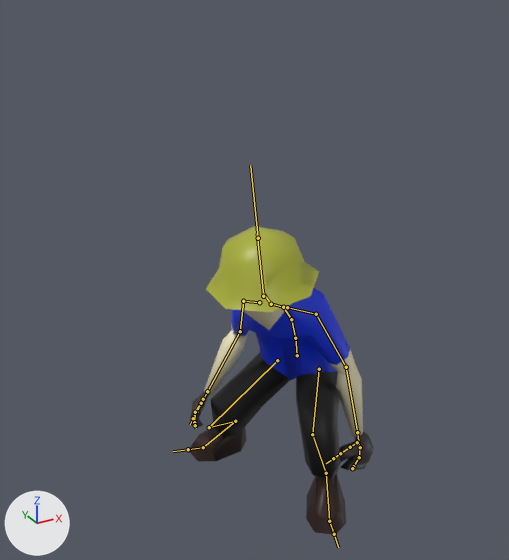
Two versions of the Blender file assets/models/main_character/maincharacter.blend, one commit apart.
Both versions are drawn from a 50 mm lens placed at (-15.2, -25.2, 23.2), pointed at (-2.4, -2.0, 11.6). The axes (+X, +Y, +Z) are drawn at lower left. The lights are the same throughout. Both versions are drawn at frame 10 of the action 'Jump'; the numbers are the values there. The bones that bend it are drawn over the model as lines.

Objects in the first picture: '1'.
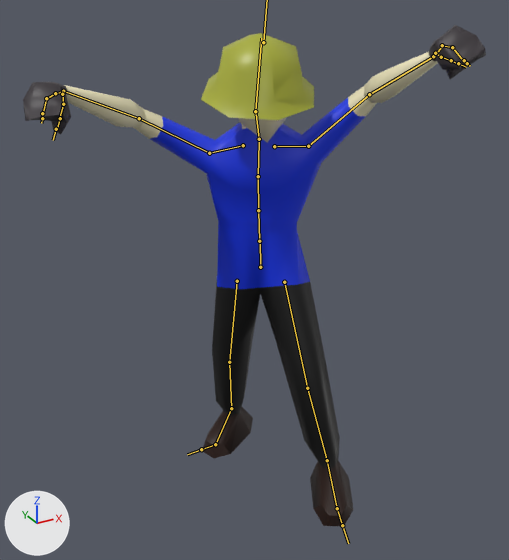
The change in detail:
Bone 'mixamorig:Hips' (bone_mixamorig_hips) moves from (49.0, 1444.0, 190.0) to (30.0, 1968.0, -30.0).
Bone 'mixamorig:Hips' (bone_mixamorig_hips) turns from (13, -142, 0) to (-8, -130, -6) degrees about its own x, y and z.
Bone 'mixamorig:Spine' (bone_mixamorig_spine) turns from (9, 0, 0) to (5, 2, -1) degrees about its own x, y and z.
Bone 'mixamorig:Spine1' (bone_mixamorig_spine1) turns from (18, 0, 0) to (10, 4, -2) degrees about its own x, y and z.
Bone 'mixamorig:Spine2' (bone_mixamorig_spine2) turns from (18, 0, 0) to (10, 4, -2) degrees about its own x, y and z.
Bone 'mixamorig:Neck' (bone_mixamorig_neck) turns from (-13, 6, -4) to (6, 2, 7) degrees about its own x, y and z.
Bone 'mixamorig:Head' (bone_mixamorig_head) turns from (-31, 17, -14) to (5, 16, -8) degrees about its own x, y and z.
Bone 'mixamorig:LeftShoulder' (bone_mixamorig_leftshoulder) turns from (22, 1, 2) to (-20, -8, -12) degrees about its own x, y and z.
Bone 'mixamorig:LeftArm' (bone_mixamorig_leftarm) turns from (42, -25, 23) to (-26, -19, 38) degrees about its own x, y and z.
Bone 'mixamorig:LeftForeArm' (bone_mixamorig_leftforearm) turns from (11, 0, 12) to (14, 10, 27) degrees about its own x, y and z.
Bone 'mixamorig:LeftHand' (bone_mixamorig_lefthand) turns from (-11, 3, -3) to (-17, -2, -9) degrees about its own x, y and z.
Bone 'mixamorig:LeftHandThumb1' (bone_mixamorig_lefthandthumb1) turns from (42, -18, 25) to (40, 0, 4) degrees about its own x, y and z.
Bone 'mixamorig:LeftHandThumb2' (bone_mixamorig_lefthandthumb2) turns from (-22, 0, 1) to (-23, -3, -6) degrees about its own x, y and z.
Bone 'mixamorig:LeftHandIndex1' (bone_mixamorig_lefthandindex1) turns from (13, -3, 38) to (40, -2, 37) degrees about its own x, y and z.
Bone 'mixamorig:LeftHandIndex2' (bone_mixamorig_lefthandindex2) turns from (-13, 0, 0) to (14, -1, -1) degrees about its own x, y and z.
Bone 'mixamorig:RightShoulder' (bone_mixamorig_rightshoulder) turns from (16, 0, 0) to (-9, 1, 4) degrees about its own x, y and z.
Bone 'mixamorig:RightArm' (bone_mixamorig_rightarm) turns from (56, 19, -6) to (-25, 20, -36) degrees about its own x, y and z.
Bone 'mixamorig:RightForeArm' (bone_mixamorig_rightforearm) turns from (-6, 9, -44) to (10, -4, -18) degrees about its own x, y and z.
Bone 'mixamorig:RightHand' (bone_mixamorig_righthand) turns from (6, 6, 1) to (15, 20, -7) degrees about its own x, y and z.
Bone 'mixamorig:RightHandThumb1' (bone_mixamorig_righthandthumb1) turns from (6, 14, -20) to (56, 5, -7) degrees about its own x, y and z.
Bone 'mixamorig:RightHandThumb2' (bone_mixamorig_righthandthumb2) turns from (-20, 1, 3) to (-15, 6, 20) degrees about its own x, y and z.
Bone 'mixamorig:RightHandIndex1' (bone_mixamorig_righthandindex1) turns from (-21, -7, -30) to (-2, -7, -32) degrees about its own x, y and z.
Bone 'mixamorig:RightHandIndex2' (bone_mixamorig_righthandindex2) turns from (5, 0, 2) to (24, 1, -2) degrees about its own x, y and z.
Bone 'mixamorig:LeftUpLeg' (bone_mixamorig_leftupleg) turns from (95, -16, 3) to (12, -11, 6) degrees about its own x, y and z.
Bone 'mixamorig:LeftLeg' (bone_mixamorig_leftleg) turns from (-110, -5, -9) to (-21, 17, -3) degrees about its own x, y and z.
Bone 'mixamorig:LeftFoot' (bone_mixamorig_leftfoot) turns from (25, -6, -5) to (-32, -2, -1) degrees about its own x, y and z.
Bone 'mixamorig:RightUpLeg' (bone_mixamorig_rightupleg) turns from (67, 17, -20) to (-21, 15, -12) degrees about its own x, y and z.
Bone 'mixamorig:RightLeg' (bone_mixamorig_rightleg) turns from (-118, 2, 1) to (-10, 1, -1) degrees about its own x, y and z.
Bone 'mixamorig:RightFoot' (bone_mixamorig_rightfoot) turns from (52, 13, 21) to (-14, 7, 4) degrees about its own x, y and z.
Bone 'mixamorig:RightToeBase' (bone_mixamorig_righttoebase) turns from (2, 1, -2) to (25, 6, 5) degrees about its own x, y and z.

Where the change shows, as pixel boxes [x1, y1, x2, y2] in the pictures (509 x 560 px):
'1', posed (148% wider, 62% taller): before [188, 226, 374, 535]; after [23, 25, 486, 527]
bone 'mixamorig:Hips', root to tip: before (297, 355) to (295, 336); after (260, 267) to (260, 239)
bone 'mixamorig:Spine', root to tip: before (295, 338) to (291, 319); after (259, 241) to (258, 210)
bone 'mixamorig:Spine1', root to tip: before (291, 319) to (283, 307); after (258, 210) to (258, 176)
bone 'mixamorig:Spine2', root to tip: before (283, 307) to (272, 304); after (258, 176) to (259, 141)
bone 'mixamorig:Neck', root to tip: before (271, 304) to (263, 293); after (259, 139) to (255, 109)
bone 'mixamorig:Head', root to tip: before (263, 296) to (257, 233); after (255, 111) to (261, 38)
bone 'mixamorig:LeftShoulder', root to tip: before (287, 307) to (316, 314); after (274, 146) to (308, 146)
bone 'mixamorig:LeftArm', root to tip: before (316, 314) to (346, 367); after (308, 146) to (369, 94)
bone 'mixamorig:LeftForeArm', root to tip: before (346, 367) to (357, 432); after (369, 94) to (433, 56)
bone 'mixamorig:LeftHand', root to tip: before (357, 432) to (359, 445); after (433, 56) to (441, 48)
bone 'mixamorig:LeftHandThumb1', root to tip: before (357, 442) to (350, 447); after (435, 53) to (441, 57)
bone 'mixamorig:LeftHandThumb2', root to tip: before (350, 447) to (340, 453); after (441, 57) to (451, 60)
bone 'mixamorig:LeftHandIndex1', root to tip: before (360, 447) to (359, 457); after (442, 45) to (452, 47)
bone 'mixamorig:LeftHandIndex2', root to tip: before (359, 457) to (353, 466); after (452, 47) to (463, 61)
bone 'mixamorig:RightShoulder', root to tip: before (259, 302) to (243, 301); after (243, 145) to (209, 153)
bone 'mixamorig:RightArm', root to tip: before (243, 301) to (240, 331); after (209, 153) to (139, 118)
bone 'mixamorig:RightForeArm', root to tip: before (240, 331) to (207, 391); after (139, 118) to (63, 91)
bone 'mixamorig:RightHand', root to tip: before (207, 391) to (202, 401); after (63, 91) to (56, 93)
bone 'mixamorig:RightHandThumb1', root to tip: before (203, 399) to (200, 404); after (62, 94) to (63, 104)
bone 'mixamorig:RightHandThumb2', root to tip: before (200, 404) to (196, 412); after (63, 104) to (59, 118)
bone 'mixamorig:RightHandIndex1', root to tip: before (201, 403) to (195, 412); after (55, 93) to (47, 98)
bone 'mixamorig:RightHandIndex2', root to tip: before (195, 412) to (194, 422); after (46, 98) to (43, 113)
bone 'mixamorig:LeftUpLeg', root to tip: before (319, 369) to (312, 434); after (284, 282) to (307, 388)
bone 'mixamorig:LeftLeg', root to tip: before (312, 434) to (326, 473); after (307, 388) to (327, 460)
bone 'mixamorig:LeftFoot', root to tip: before (326, 473) to (329, 521); after (327, 460) to (337, 508)
bone 'mixamorig:RightUpLeg', root to tip: before (277, 360) to (209, 427); after (237, 281) to (229, 362)
bone 'mixamorig:RightLeg', root to tip: before (209, 427) to (235, 421); after (229, 362) to (231, 408)
bone 'mixamorig:RightFoot', root to tip: before (235, 421) to (203, 447); after (231, 408) to (215, 444)
bone 'mixamorig:RightToeBase', root to tip: before (203, 447) to (188, 449); after (215, 444) to (201, 449)
